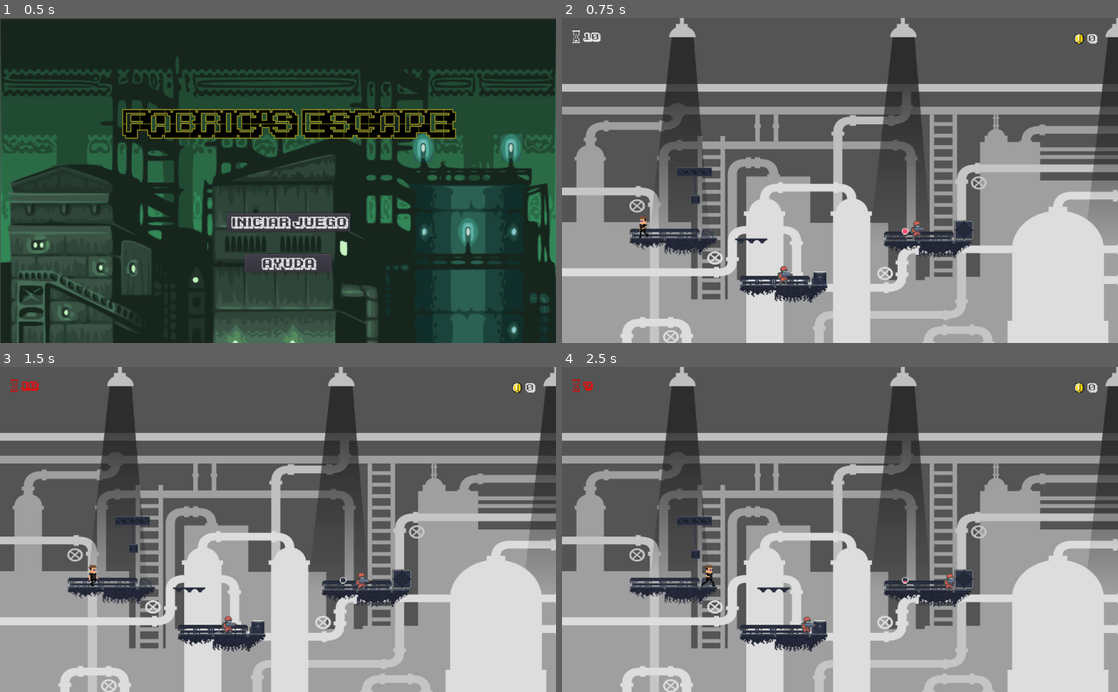
Above: before the commit, frames 1-4 (two rows, left to right).
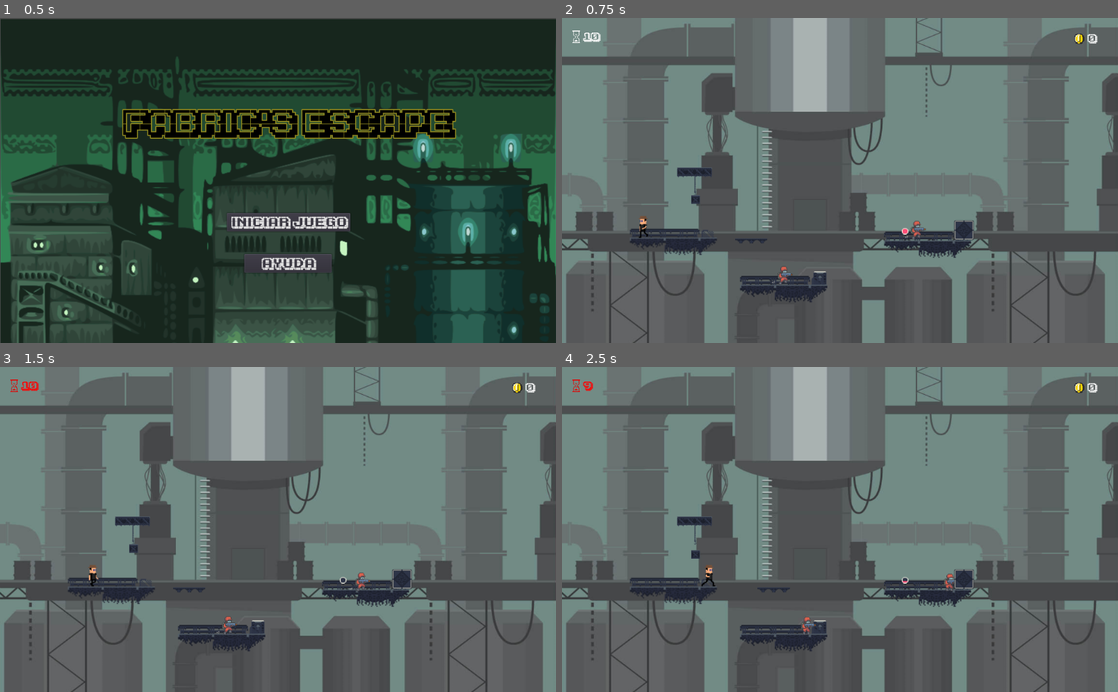
Above: after the commit, the same moments.

Repository: sennedjem/-unq-ipv-minion3
Game: Godot game, scene res://Resources/EscenaInicial.tscn
The game is run twice, just before and just after one commit, with the same random seed, the same clock (stepped at 60 frames per second) and the same inputs. Sound files missing from this copy of the repository are replaced by a short silence.
Inputs:
- Up to frame 1 (0.5 s): no input
- Up to frame 2 (0.75 s): click "Iniciar juego" at 0.5 s
- Up to frame 3 (1.5 s): tap Enter (ui_accept) at 1.25, 1.35 s; hold Right (ui_right) from 1.28 s (still down)
- Up to frame 4 (2.5 s): keep holding Right (ui_right); tap Enter (ui_accept) at 1.52, 1.82, 2.1, 2.27 s

Frame 1 is identical in both runs. In frame 2, 82% of the frame differs, in the area x 0-100%, y 0-100%; in frame 3, 82%; in frame 4, 82%.

Commit message:
nuevo fondo de prueba

Diff:
--- a/Niveles/NivelPresentacion.tscn
+++ b/Niveles/NivelPresentacion.tscn
@@ -1,6 +1,7 @@
-[gd_scene load_steps=27 format=2]
+[gd_scene load_steps=30 format=2]
 
 [ext_resource path="res://Texturas/plataforma1.png" type="Texture" id=1]
+[ext_resource path="res://Texturas/silueta3.jpg" type="Texture" id=2]
 [ext_resource path="res://Resources/Coin.tscn" type="PackedScene" id=3]
 [ext_resource path="res://Resources/Personaje.tscn" type="PackedScene" id=4]
 [ext_resource path="res://Resources/CajaFinal.tscn" type="PackedScene" id=5]
@@ -17,15 +18,18 @@
 [ext_resource path="res://Texturas/clock4.png" type="Texture" id=16]
 [ext_resource path="res://Texturas/output-onlinepngtools.png" type="Texture" id=17]
 [ext_resource path="res://Texturas/coin.png" type="Texture" id=18]
-[ext_resource path="res://Texturas/fondoindustrial.jpg" type="Texture" id=19]
-
-[sub_resource type="RectangleShape2D" id=1]
+[ext_resource path="res://Texturas/silueta4.jpg" type="Texture" id=19]
+[ext_resource path="res://Texturas/silueta2.jpg" type="Texture" id=20]
+
+[sub_resource type="ImageTexture" id=1]
+
+[sub_resource type="RectangleShape2D" id=2]
 extents = Vector2( 41.7128, 10 )
 
-[sub_resource type="RectangleShape2D" id=2]
+[sub_resource type="RectangleShape2D" id=3]
 extents = Vector2( 44.1245, 8.79103 )
 
-[sub_resource type="SpriteFrames" id=3]
+[sub_resource type="SpriteFrames" id=4]
 animations = [ {
 "frames": [ ExtResource( 6 ) ],
 "loop": true,
@@ -38,23 +42,23 @@
 "speed": 5.0
 } ]
 
-[sub_resource type="RectangleShape2D" id=4]
+[sub_resource type="RectangleShape2D" id=5]
 extents = Vector2( 12.7352, 12.0719 )
 
-[sub_resource type="RectangleShape2D" id=5]
+[sub_resource type="RectangleShape2D" id=6]
 extents = Vector2( 40.5222, 8.67947 )
 
-[sub_resource type="RectangleShape2D" id=6]
+[sub_resource type="RectangleShape2D" id=7]
 extents = Vector2( 645.455, 10 )
-
-[sub_resource type="DynamicFont" id=7]
-size = 18
-font_data = ExtResource( 13 )
 
 [sub_resource type="DynamicFont" id=8]
 size = 18
 font_data = ExtResource( 13 )
 
+[sub_resource type="DynamicFont" id=9]
+size = 18
+font_data = ExtResource( 13 )
+
 [node name="Node2D" type="Node2D"]
 script = ExtResource( 8 )
 
@@ -63,10 +67,25 @@
 z_index = 1
 
 [node name="fondonegro" type="Sprite" parent="."]
-position = Vector2( 628.442, 318.218 )
+position = Vector2( 1362.42, 306.197 )
 scale = Vector2( 0.701015, 0.590254 )
 z_index = -2
+texture = SubResource( 1 )
+
+[node name="silueta3" type="Sprite" parent="fondonegro"]
+position = Vector2( -1213.97, -10.2275 )
+scale = Vector2( 2.08653, 2.5451 )
+texture = ExtResource( 2 )
+
+[node name="silueta4" type="Sprite" parent="fondonegro"]
+position = Vector2( -1214.77, -13.0799 )
+scale = Vector2( 1.85077, 2.17884 )
 texture = ExtResource( 19 )
+
+[node name="silueta2" type="Sprite" parent="fondonegro"]
+position = Vector2( -1221.18, -3.57169 )
+scale = Vector2( 1.26909, 1.34468 )
+texture = ExtResource( 20 )
 
 [node name="Plataformas" type="Node2D" parent="."]
 
@@ -226,15 +245,15 @@
 scale = Vector2( 0.701015, 0.590254 )
 move_to = Vector2( 300, 0 )
 speed = 1.0
+[connection signal="juego_activo" from="." to="Plataformas/plataforma4/EnemigoRojo2" method="_on_Level_juego_activo"]
 [connection signal="juego_activo" from="." to="MovingPlatform" method="_on_Level_juego_activo"]
+[connection signal="juego_activo" from="." to="Coin" method="_on_Level_juego_activo"]
 [connection signal="juego_activo" from="." to="Plataformas/plataforma4/CajaFinal" method="_on_Level_juego_activo"]
-[connection signal="juego_activo" from="." to="Coin" method="_on_Level_juego_activo"]
-[connection signal="juego_activo" from="." to="Plataformas/plataforma4/EnemigoRojo2" method="_on_Level_juego_activo"]
 [connection signal="juego_activo" from="." to="Plataformas/plataforma2/EnemigoRojo1" method="_on_Level_juego_activo"]
+[connection signal="juego_frenado" from="." to="Plataformas/plataforma4/EnemigoRojo2" method="_on_Level_juego_frenado"]
 [connection signal="juego_frenado" from="." to="MovingPlatform" method="_on_Level_juego_frenado"]
+[connection signal="juego_frenado" from="." to="Coin" method="_on_Level_juego_frenado"]
 [connection signal="juego_frenado" from="." to="Plataformas/plataforma4/CajaFinal" method="_on_Level_juego_frenado"]
-[connection signal="juego_frenado" from="." to="Coin" method="_on_Level_juego_frenado"]
-[connection signal="juego_frenado" from="." to="Plataformas/plataforma4/EnemigoRojo2" method="_on_Level_juego_frenado"]
 [connection signal="juego_frenado" from="." to="Plataformas/plataforma2/EnemigoRojo1" method="_on_Level_juego_frenado"]
 [connection signal="kill_pj" from="Plataformas/plataforma4/EnemigoRojo2" to="." method="_on_EnemigoRojo_kill_pj"]
 [connection signal="personaje_entro" from="Plataformas/plataforma4/CajaFinal" to="." method="_on_CajaFinal_personaje_entro"]
--- a/Niveles/PrimerNivel.tscn
+++ b/Niveles/PrimerNivel.tscn
@@ -21,6 +21,7 @@
 [ext_resource path="res://Texturas/output-onlinepngtools.png" type="Texture" id=19]
 [ext_resource path="res://Scripts/ChangeScene.gd" type="Script" id=20]
 [ext_resource path="res://Resources/EnemigoRojo.tscn" type="PackedScene" id=21]
+[ext_resource path="res://Texturas/silueta2.jpg" type="Texture" id=22]
 
 [sub_resource type="RectangleShape2D" id=1]
 extents = Vector2( 41.8141, 5.71393 )
@@ -543,6 +544,11 @@
 z_index = -2
 texture = ExtResource( 9 )
 
+[node name="silueta2" type="Sprite" parent="fondonegro"]
+position = Vector2( -205.633, -46.5944 )
+scale = Vector2( 1.21144, 1.30959 )
+texture = ExtResource( 22 )
+
 [node name="Monedas" type="Node2D" parent="."]
 z_index = 2
 
@@ -671,55 +677,55 @@
 
 [node name="ChangeScene" type="Node2D" parent="."]
 script = ExtResource( 20 )
+[connection signal="juego_activo" from="." to="Monedas/Coin5" method="_on_Level_juego_activo"]
+[connection signal="juego_activo" from="." to="Monedas/Coin4" method="_on_Level_juego_activo"]
+[connection signal="juego_activo" from="." to="Monedas/Coin9" method="_on_Level_juego_activo"]
+[connection signal="juego_activo" from="." to="Monedas/Coin3" method="_on_Level_juego_activo"]
 [connection signal="juego_activo" from="." to="Monedas/Coin2" method="_on_Level_juego_activo"]
 [connection signal="juego_activo" from="." to="Plataformas/StaticBody2D3/EnemigoRojo2" method="_on_Level_juego_activo"]
+[connection signal="juego_activo" from="." to="Plataformas/StaticBody2D7/EnemigoRojo3" method="_on_Level_juego_activo"]
+[connection signal="juego_activo" from="." to="Monedas/Coin7" method="_on_Level_juego_activo"]
+[connection signal="juego_activo" from="." to="Monedas/Coin6" method="_on_Level_juego_activo"]
+[connection signal="juego_activo" from="." to="Monedas/Coin10" method="_on_Level_juego_activo"]
+[connection signal="juego_activo" from="." to="Plataformas/StaticBody2D6/EnemigoRojo1" method="_on_Level_juego_activo"]
 [connection signal="juego_activo" from="." to="Plataformas/StaticBody2D5/EnemigoRojo4" method="_on_Level_juego_activo"]
+[connection signal="juego_activo" from="." to="Monedas/Coin" method="_on_Level_juego_activo"]
 [connection signal="juego_activo" from="." to="Monedas/Coin8" method="_on_Level_juego_activo"]
-[connection signal="juego_activo" from="." to="Monedas/Coin" method="_on_Level_juego_activo"]
-[connection signal="juego_activo" from="." to="Monedas/Coin5" method="_on_Level_juego_activo"]
-[connection signal="juego_activo" from="." to="Monedas/Coin9" method="_on_Level_juego_activo"]
 [connection signal="juego_activo" from="." to="CajaFinal" method="_on_Level_juego_activo"]
-[connection signal="juego_activo" from="." to="Monedas/Coin7" method="_on_Level_juego_activo"]
-[connection signal="juego_activo" from="." to="Plataformas/StaticBody2D6/EnemigoRojo1" method="_on_Level_juego_activo"]
-[connection signal="juego_activo" from="." to="Monedas/Coin10" method="_on_Level_juego_activo"]
-[connection signal="juego_activo" from="." to="Monedas/Coin3" method="_on_Level_juego_activo"]
-[connection signal="juego_activo" from="." to="Monedas/Coin4" method="_on_Level_juego_activo"]
-[connection signal="juego_activo" from="." to="Monedas/Coin6" method="_on_Level_juego_activo"]
-[connection signal="juego_activo" from="." to="Plataformas/StaticBody2D7/EnemigoRojo3" method="_on_Level_juego_activo"]
+[connection signal="juego_frenado" from="." to="Monedas/Coin5" method="_on_Level_juego_frenado"]
+[connection signal="juego_frenado" from="." to="Monedas/Coin4" method="_on_Level_juego_frenado"]
+[connection signal="juego_frenado" from="." to="Monedas/Coin9" method="_on_Level_juego_frenado"]
+[connection signal="juego_frenado" from="." to="." method="_on_Level_juego_frenado"]
+[connection signal="juego_frenado" from="." to="Monedas/Coin3" method="_on_Level_juego_frenado"]
 [connection signal="juego_frenado" from="." to="Monedas/Coin2" method="_on_Level_juego_frenado"]
 [connection signal="juego_frenado" from="." to="Plataformas/StaticBody2D3/EnemigoRojo2" method="_on_Level_juego_frenado"]
+[connection signal="juego_frenado" from="." to="Plataformas/StaticBody2D7/EnemigoRojo3" method="_on_Level_juego_frenado"]
+[connection signal="juego_frenado" from="." to="Monedas/Coin7" method="_on_Level_juego_frenado"]
+[connection signal="juego_frenado" from="." to="Monedas/Coin6" method="_on_Level_juego_frenado"]
+[connection signal="juego_frenado" from="." to="Monedas/Coin10" method="_on_Level_juego_frenado"]
+[connection signal="juego_frenado" from="." to="Plataformas/StaticBody2D6/EnemigoRojo1" method="_on_Level_juego_frenado"]
 [connection signal="juego_frenado" from="." to="Plataformas/StaticBody2D5/EnemigoRojo4" method="_on_Level_juego_frenado"]
+[connection signal="juego_frenado" from="." to="Monedas/Coin" method="_on_Level_juego_frenado"]
 [connection signal="juego_frenado" from="." to="Monedas/Coin8" method="_on_Level_juego_frenado"]
-[connection signal="juego_frenado" from="." to="Monedas/Coin" method="_on_Level_juego_frenado"]
-[connection signal="juego_frenado" from="." to="." method="_on_Level_juego_frenado"]
-[connection signal="juego_frenado" from="." to="Monedas/Coin5" method="_on_Level_juego_frenado"]
-[connection signal="juego_frenado" from="." to="Monedas/Coin9" method="_on_Level_juego_frenado"]
 [connection signal="juego_frenado" from="." to="CajaFinal" method="_on_Level_juego_frenado"]
-[connection signal="juego_frenado" from="." to="Monedas/Coin7" method="_on_Level_juego_frenado"]
-[connection signal="juego_frenado" from="." to="Plataformas/StaticBody2D6/EnemigoRojo1" method="_on_Level_juego_frenado"]
-[connection signal="juego_frenado" from="." to="Monedas/Coin10" method="_on_Level_juego_frenado"]
-[connection signal="juego_frenado" from="." to="Monedas/Coin3" method="_on_Level_juego_frenado"]
-[connection signal="juego_frenado" from="." to="Monedas/Coin4" method="_on_Level_juego_frenado"]
-[connection signal="juego_frenado" from="." to="Monedas/Coin6" method="_on_Level_juego_frenado"]
-[connection signal="juego_frenado" from="." to="Plataformas/StaticBody2D7/EnemigoRojo3" method="_on_Level_juego_frenado"]
 [connection signal="pj_step" from="PersonajeJugable" to="." method="_on_PersonajeJugable_pj_step"]
 [connection signal="enemigo_murio" from="Plataformas/StaticBody2D3/EnemigoRojo2" to="." method="_on_enemigo_murio"]
 [connection signal="kill_pj" from="Plataformas/StaticBody2D3/EnemigoRojo2" to="." method="_on_EnemigoRojo_kill_pj"]
 [connection signal="enemigo_murio" from="Plataformas/StaticBody2D5/EnemigoRojo4" to="." method="_on_enemigo_murio"]
 [connection signal="enemigo_murio" from="Plataformas/StaticBody2D6/EnemigoRojo1" to="." method="_on_enemigo_murio"]
 [connection signal="enemigo_murio" from="Plataformas/StaticBody2D7/EnemigoRojo3" to="." method="_on_enemigo_murio"]
+[connection signal="body_entered" from="KinematicBody2D2" to="PersonajeJugable" method="_on_KinematicBody2D_body_entered"]
 [connection signal="body_entered" from="KinematicBody2D2" to="PersonajeJugable" method="_on_KinematicBody2D2_body_entered"]
-[connection signal="body_entered" from="KinematicBody2D2" to="PersonajeJugable" method="_on_KinematicBody2D_body_entered"]
 [connection signal="timeout" from="KinematicBody2D2/Timer" to="PersonajeJugable" method="_on_Timer_timeout"]
+[connection signal="body_entered" from="KinematicBody2D5" to="PersonajeJugable" method="_on_KinematicBody2D_body_entered"]
 [connection signal="body_entered" from="KinematicBody2D5" to="PersonajeJugable" method="_on_KinematicBody2D2_body_entered"]
-[connection signal="body_entered" from="KinematicBody2D5" to="PersonajeJugable" method="_on_KinematicBody2D_body_entered"]
 [connection signal="timeout" from="KinematicBody2D5/Timer" to="PersonajeJugable" method="_on_Timer_timeout"]
+[connection signal="body_entered" from="KinematicBody2D3" to="PersonajeJugable" method="_on_KinematicBody2D_body_entered"]
 [connection signal="body_entered" from="KinematicBody2D3" to="PersonajeJugable" method="_on_KinematicBody2D3_body_entered"]
-[connection signal="body_entered" from="KinematicBody2D3" to="PersonajeJugable" method="_on_KinematicBody2D_body_entered"]
 [connection signal="timeout" from="KinematicBody2D3/TimerBox3" to="PersonajeJugable" method="_on_Timer_timeout"]
 [connection signal="timeout" from="KinematicBody2D3/TimerBox3" to="PersonajeJugable" method="_on_TimerBox3_timeout"]
+[connection signal="body_entered" from="KinematicBody2D4" to="PersonajeJugable" method="_on_KinematicBody2D_body_entered"]
 [connection signal="body_entered" from="KinematicBody2D4" to="PersonajeJugable" method="_on_KinematicBody2D4_body_entered"]
-[connection signal="body_entered" from="KinematicBody2D4" to="PersonajeJugable" method="_on_KinematicBody2D_body_entered"]
 [connection signal="timeout" from="KinematicBody2D4/TimerBox2" to="PersonajeJugable" method="_on_Timer_timeout"]
 [connection signal="timeout" from="KinematicBody2D4/TimerBox2" to="PersonajeJugable" method="_on_TimerBox2_timeout"]
 [connection signal="pj_entered" from="Monedas/Coin" to="." method="_on_Coin_pj_entered"]
--- a/Niveles/SegundoNivel.tscn
+++ b/Niveles/SegundoNivel.tscn
@@ -564,42 +564,42 @@
 
 [node name="Coin" type="AudioStreamPlayer2D" parent="."]
 stream = ExtResource( 18 )
-[connection signal="juego_activo" from="." to="Caja Final" method="_on_Level_juego_activo"]
-[connection signal="juego_activo" from="." to="Monedas/Coin14" method="_on_Level_juego_activo"]
-[connection signal="juego_activo" from="." to="Monedas/Coin12" method="_on_Level_juego_activo"]
+[connection signal="juego_activo" from="." to="Monedas/Coin4" method="_on_Level_juego_activo"]
+[connection signal="juego_activo" from="." to="Monedas/Coin3" method="_on_Level_juego_activo"]
+[connection signal="juego_activo" from="." to="Monedas/Coin2" method="_on_Level_juego_activo"]
+[connection signal="juego_activo" from="." to="Monedas/Coin" method="_on_Level_juego_activo"]
+[connection signal="juego_activo" from="." to="MovingPlatform" method="_on_Level_juego_activo"]
+[connection signal="juego_activo" from="." to="Monedas/Coin5" method="_on_Level_juego_activo"]
+[connection signal="juego_activo" from="." to="Monedas/Coin6" method="_on_Level_juego_activo"]
+[connection signal="juego_activo" from="." to="Monedas/Coin13" method="_on_Level_juego_activo"]
+[connection signal="juego_activo" from="." to="Monedas/Coin7" method="_on_Level_juego_activo"]
+[connection signal="juego_activo" from="." to="Monedas/Coin8" method="_on_Level_juego_activo"]
 [connection signal="juego_activo" from="." to="Monedas/Coin9" method="_on_Level_juego_activo"]
 [connection signal="juego_activo" from="." to="Monedas/Coin10" method="_on_Level_juego_activo"]
 [connection signal="juego_activo" from="." to="Monedas/Coin11" method="_on_Level_juego_activo"]
-[connection signal="juego_activo" from="." to="Monedas/Coin13" method="_on_Level_juego_activo"]
-[connection signal="juego_activo" from="." to="MovingPlatform" method="_on_Level_juego_activo"]
-[connection signal="juego_activo" from="." to="Monedas/Coin8" method="_on_Level_juego_activo"]
-[connection signal="juego_activo" from="." to="Monedas/Coin3" method="_on_Level_juego_activo"]
-[connection signal="juego_activo" from="." to="Monedas/Coin5" method="_on_Level_juego_activo"]
-[connection signal="juego_activo" from="." to="Monedas/Coin4" method="_on_Level_juego_activo"]
-[connection signal="juego_activo" from="." to="Monedas/Coin6" method="_on_Level_juego_activo"]
-[connection signal="juego_activo" from="." to="Monedas/Coin" method="_on_Level_juego_activo"]
-[connection signal="juego_activo" from="." to="Monedas/Coin7" method="_on_Level_juego_activo"]
-[connection signal="juego_activo" from="." to="Monedas/Coin2" method="_on_Level_juego_activo"]
+[connection signal="juego_activo" from="." to="Monedas/Coin12" method="_on_Level_juego_activo"]
+[connection signal="juego_activo" from="." to="Monedas/Coin14" method="_on_Level_juego_activo"]
+[connection signal="juego_activo" from="." to="Caja Final" method="_on_Level_juego_activo"]
+[connection signal="juego_activo" from="." to="Bordes y Plataformas/Plataformas/plataforma4/EnemigoRojo1" method="_on_Level_juego_activo"]
 [connection signal="juego_activo" from="." to="Bordes y Plataformas/Plataforma Alta/EnemigoRojo2" method="_on_Level_juego_activo"]
-[connection signal="juego_activo" from="." to="Bordes y Plataformas/Plataformas/plataforma4/EnemigoRojo1" method="_on_Level_juego_activo"]
-[connection signal="juego_frenado" from="." to="Caja Final" method="_on_Level_juego_frenado"]
-[connection signal="juego_frenado" from="." to="Monedas/Coin14" method="_on_Level_juego_frenado"]
-[connection signal="juego_frenado" from="." to="Monedas/Coin12" method="_on_Level_juego_frenado"]
+[connection signal="juego_frenado" from="." to="Monedas/Coin4" method="_on_Level_juego_frenado"]
+[connection signal="juego_frenado" from="." to="Monedas/Coin3" method="_on_Level_juego_frenado"]
+[connection signal="juego_frenado" from="." to="Monedas/Coin2" method="_on_Level_juego_frenado"]
+[connection signal="juego_frenado" from="." to="Monedas/Coin" method="_on_Level_juego_frenado"]
+[connection signal="juego_frenado" from="." to="MovingPlatform" method="_on_Level_juego_frenado"]
+[connection signal="juego_frenado" from="." to="Monedas/Coin5" method="_on_Level_juego_frenado"]
+[connection signal="juego_frenado" from="." to="Monedas/Coin6" method="_on_Level_juego_frenado"]
+[connection signal="juego_frenado" from="." to="Monedas/Coin13" method="_on_Level_juego_frenado"]
+[connection signal="juego_frenado" from="." to="Monedas/Coin7" method="_on_Level_juego_frenado"]
+[connection signal="juego_frenado" from="." to="Monedas/Coin8" method="_on_Level_juego_frenado"]
 [connection signal="juego_frenado" from="." to="Monedas/Coin9" method="_on_Level_juego_frenado"]
 [connection signal="juego_frenado" from="." to="Monedas/Coin10" method="_on_Level_juego_frenado"]
 [connection signal="juego_frenado" from="." to="Monedas/Coin11" method="_on_Level_juego_frenado"]
-[connection signal="juego_frenado" from="." to="Monedas/Coin13" method="_on_Level_juego_frenado"]
-[connection signal="juego_frenado" from="." to="MovingPlatform" method="_on_Level_juego_frenado"]
-[connection signal="juego_frenado" from="." to="Monedas/Coin8" method="_on_Level_juego_frenado"]
-[connection signal="juego_frenado" from="." to="Monedas/Coin3" method="_on_Level_juego_frenado"]
-[connection signal="juego_frenado" from="." to="Monedas/Coin5" method="_on_Level_juego_frenado"]
-[connection signal="juego_frenado" from="." to="Monedas/Coin4" method="_on_Level_juego_frenado"]
-[connection signal="juego_frenado" from="." to="Monedas/Coin6" method="_on_Level_juego_frenado"]
-[connection signal="juego_frenado" from="." to="Monedas/Coin" method="_on_Level_juego_frenado"]
-[connection signal="juego_frenado" from="." to="Monedas/Coin7" method="_on_Level_juego_frenado"]
-[connection signal="juego_frenado" from="." to="Monedas/Coin2" method="_on_Level_juego_frenado"]
+[connection signal="juego_frenado" from="." to="Monedas/Coin12" method="_on_Level_juego_frenado"]
+[connection signal="juego_frenado" from="." to="Monedas/Coin14" method="_on_Level_juego_frenado"]
+[connection signal="juego_frenado" from="." to="Caja Final" method="_on_Level_juego_frenado"]
+[connection signal="juego_frenado" from="." to="Bordes y Plataformas/Plataformas/plataforma4/EnemigoRojo1" method="_on_Level_juego_frenado"]
 [connection signal="juego_frenado" from="." to="Bordes y Plataformas/Plataforma Alta/EnemigoRojo2" method="_on_Level_juego_frenado"]
-[connection signal="juego_frenado" from="." to="Bordes y Plataformas/Plataformas/plataforma4/EnemigoRojo1" method="_on_Level_juego_frenado"]
 [connection signal="pj_entered" from="Monedas/Coin" to="." method="_on_Coin_pj_entered"]
 [connection signal="pj_entered" from="Monedas/Coin2" to="." method="_on_Coin_pj_entered"]
 [connection signal="pj_entered" from="Monedas/Coin3" to="." method="_on_Coin_pj_entered"]
Not shown: 7 places in Niveles/NivelPresentacion.tscn that only renumber resources
Not shown: 1 places in Niveles/PrimerNivel.tscn that only renumber resources
Binary file added: Texturas/silueta.png
Not shown, added: Texturas/silueta.png.import
Binary file added: Texturas/silueta1.jpg
Not shown, added: Texturas/silueta1.jpg.import
Binary file added: Texturas/silueta2.jpg
Not shown, added: Texturas/silueta2.jpg.import
Binary file added: Texturas/silueta3.jpg
Not shown, added: Texturas/silueta3.jpg.import
Binary file added: Texturas/silueta4.jpg
Not shown, added: Texturas/silueta4.jpg.import
